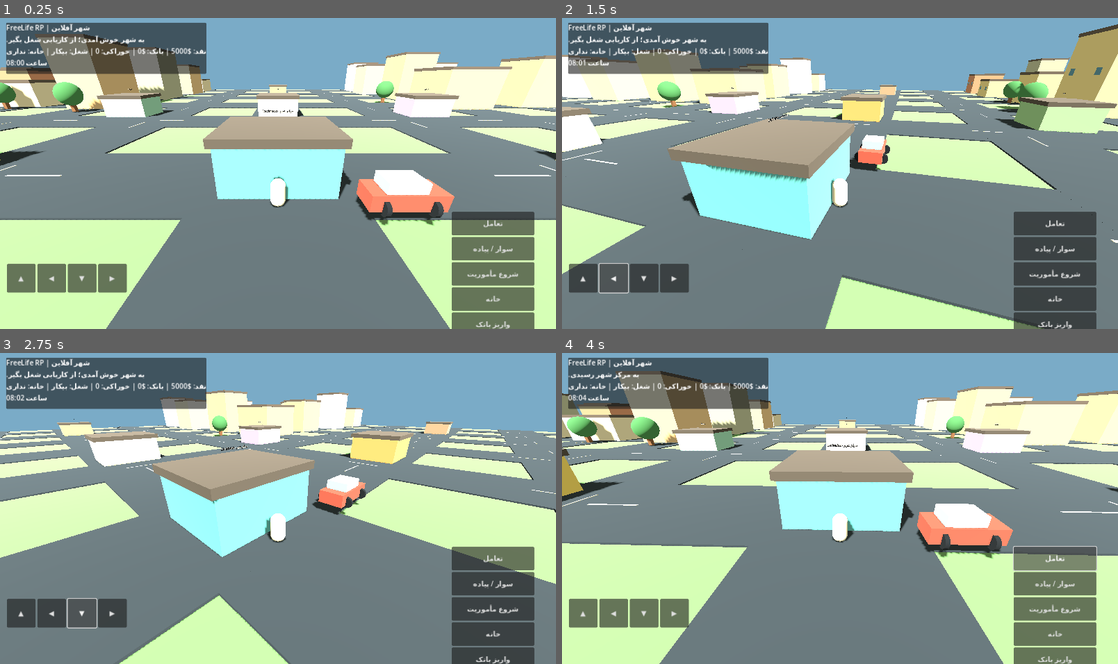
Above: before the commit, frames 1-4 (two rows, left to right).
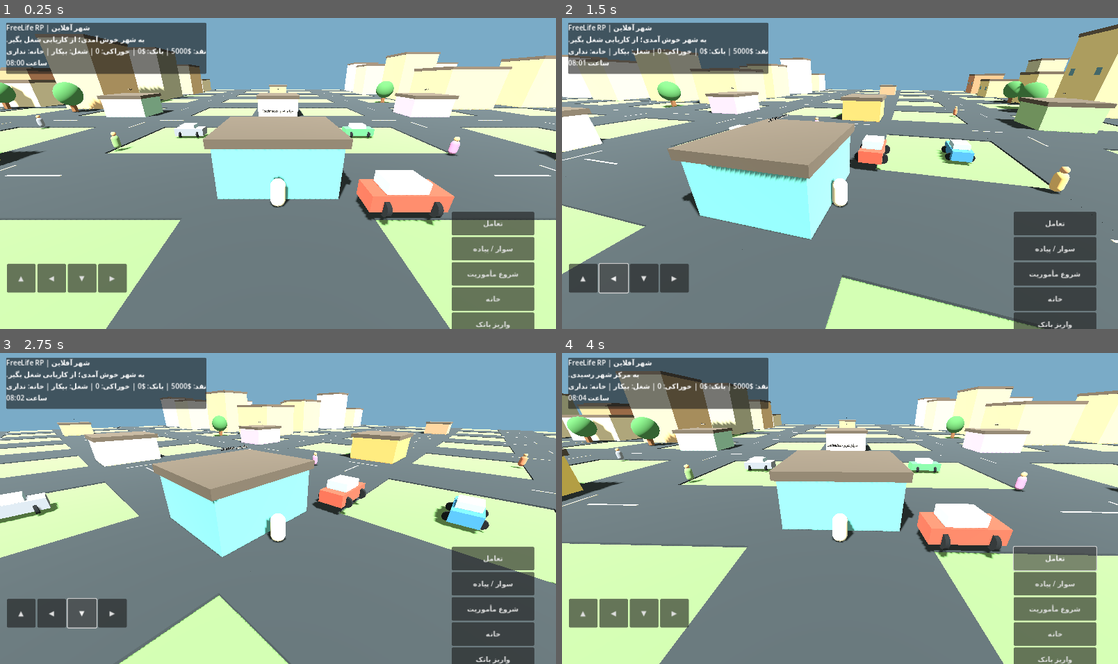
Above: after the commit, the same moments.

Repository: mvarkati1390-lgtm/FreeLife-Game
Game: Godot game, scene res://Main.tscn
The game is run twice, just before and just after one commit, with the same random seed, the same clock (stepped at 60 frames per second) and the same inputs.
Inputs:
- Up to frame 1 (0.25 s): no input
- Up to frame 2 (1.5 s): click "▲" at 0.5 s; click "◀" at 1.25 s
- Up to frame 3 (2.75 s): click "▼" at 2 s
- Up to frame 4 (4 s): click "▶" at 2.75 s; click "تعامل" at 3.5 s

The runs differ from the first frame. In frame 1, 0.7% of the frame differs, in the area x 6-83%, y 31-45%; in frame 2, 0.7%; in frame 3, 1.7%, in the area x 0-100%, y 31-75%; in frame 4, 0.7%.

Commit message:
Add parked cars and city pedestrians

Diff:
--- a/scripts/main.gd
+++ b/scripts/main.gd
@@ -111,6 +111,7 @@
     _add_location("مدرسه", Vector3(31,0,31), Color("#86a77b"))
     _add_location("مزرعه", Vector3(-96,0,-96), Color("#8ca85e"))
     _add_trees()
+    _add_city_life()
 
 func _add_static_box(pos: Vector3, size: Vector3):
     var body := StaticBody3D.new()
@@ -136,6 +137,57 @@
     label.modulate = Color("#fff6d8")
     root.add_child(label)
     root.set_meta("place_name", label_text)
+
+func _add_city_life():
+    var car_spots = [
+        [Vector3(11,0.05,13), Color("#3f79a8")],
+        [Vector3(-12,0.05,13), Color("#c6a14b")],
+        [Vector3(11,0.05,-13), Color("#4e8a62")],
+        [Vector3(-12,0.05,-13), Color("#777b86")]
+    ]
+    for item in car_spots:
+        var parked := Node3D.new()
+        parked.position = item[0]
+        add_child(parked)
+        _box(parked, Vector3(0,0.65,0), Vector3(3.8,0.9,1.8), item[1], "ParkedCarBody")
+        _box(parked, Vector3(-0.15,1.25,0), Vector3(1.9,0.65,1.5), Color("#91aebc"), "ParkedCarCabin")
+        for wx in [-1.15,1.15]:
+            for wz in [-0.95,0.95]:
+                var tire := MeshInstance3D.new()
+                var tire_mesh := CylinderMesh.new()
+                tire_mesh.top_radius = 0.34
+                tire_mesh.bottom_radius = 0.34
+                tire_mesh.height = 0.22
+                tire.mesh = tire_mesh
+                tire.rotation_degrees.z = 90
+                tire.position = Vector3(wx,0.35,wz)
+                tire.material_override = _mat(Color("#202326"))
+                parked.add_child(tire)
+    var citizen_spots = [
+        Vector3(5,0,18), Vector3(-7,0,20), Vector3(18,0,-5),
+        Vector3(-18,0,-7), Vector3(38,0,18), Vector3(-38,0,-18)
+    ]
+    var shirts = [Color("#d0a46c"),Color("#527e9c"),Color("#9b6e91"),Color("#6e8a60"),Color("#b56e55"),Color("#777b86")]
+    for i in range(citizen_spots.size()):
+        var citizen := Node3D.new()
+        citizen.position = citizen_spots[i]
+        add_child(citizen)
+        var torso := MeshInstance3D.new()
+        var torso_mesh := CapsuleMesh.new()
+        torso_mesh.radius = 0.38
+        torso_mesh.height = 1.45
+        torso.mesh = torso_mesh
+        torso.position.y = 0.9
+        torso.material_override = _mat(shirts[i])
+        citizen.add_child(torso)
+        var head := MeshInstance3D.new()
+        var head_mesh := SphereMesh.new()
+        head_mesh.radius = 0.25
+        head_mesh.height = 0.5
+        head.mesh = head_mesh
+        head.position.y = 1.78
+        head.material_override = _mat(Color("#b98968"))
+        citizen.add_child(head)
 
 func _add_trees():
     for p in [Vector3(-48,0,-35),Vector3(48,0,35),Vector3(-50,0,45),Vector3(50,0,-45),Vector3(-34,0,55),Vector3(34,0,-55),Vector3(70,0,40),Vector3(-70,0,-40)]:
